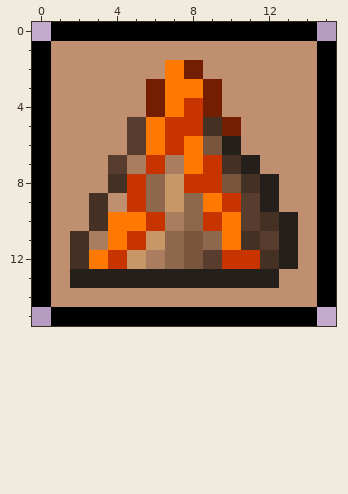
Edited in one commit: pixel-art sprite (Buffs/Legendary/VolcanoBuff.png). Above: the version before the commit.
The file is 32x32 pixels, drawn in blocks of 2x2; one block is one cell here. Colours within 5 levels of each other are drawn and written as one.
The same view after the edit:
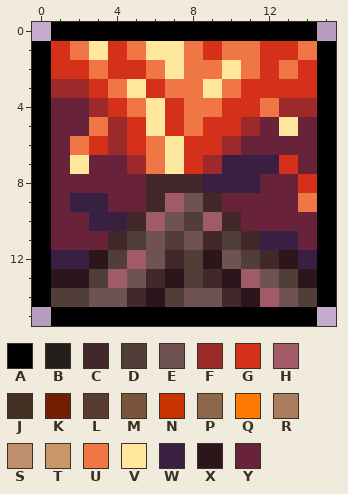
Palette (. is transparent): A #000000  B #251f1b  C #43282b  D #513e39  E #6f5252  F #9d2a2a  G #d5301a  H #a05a68  J #453024  K #731e00  L #583d2e  M #78553c  N #c73400  P #8e684c  Q #fe7902  R #a97d5d  S #bf8f6f  T #c79767  U #f17646  V #ffe89e  W #391f41  X #2d151c  Y #68223a
What changed:
Changed rows in their new state; - is an unchanged pixel.
first column x 1:
 1 GUVGUVVUGUUGGU
 2 GGUGGUVUUVUGUG
 3 FFGUVGUUVUGGGG
 4 YYFGUVGUUGGUFF
 5 YYUFGVGUGGFYVY
 6 YUGFGUVGGFYYYY
 7 YVYYFUVGFWWWGY
 8 YYYYYCCCWWWYYG
 9 YWWYYCHECYYYYU
10 YYWWCHEDHCYYYY
11 YYYCDEDECDCWWY
12 WWXDHECDXEDCXW
13 XXDHECXDCXHEDX
14 DDEECXDEECXHED
